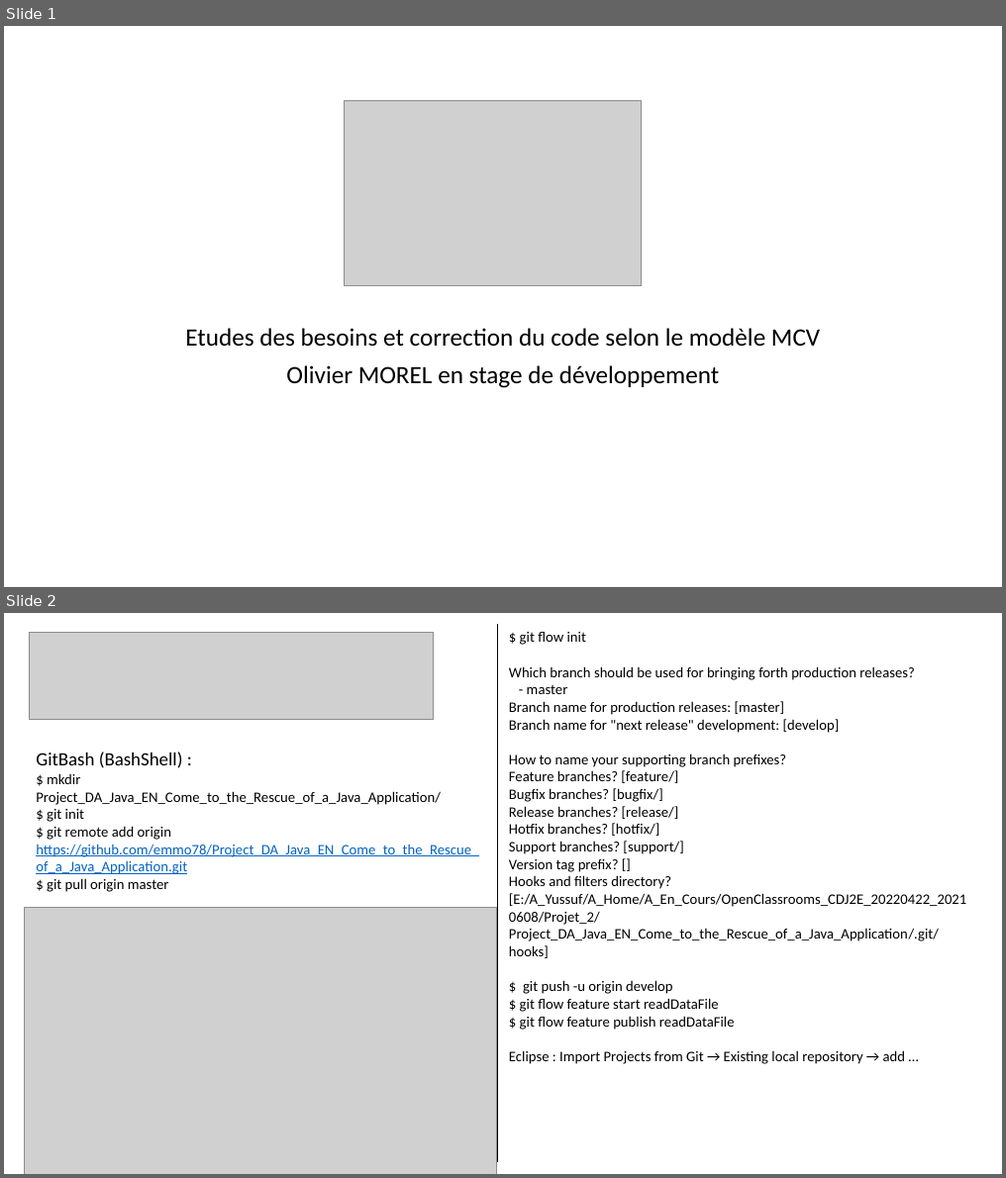
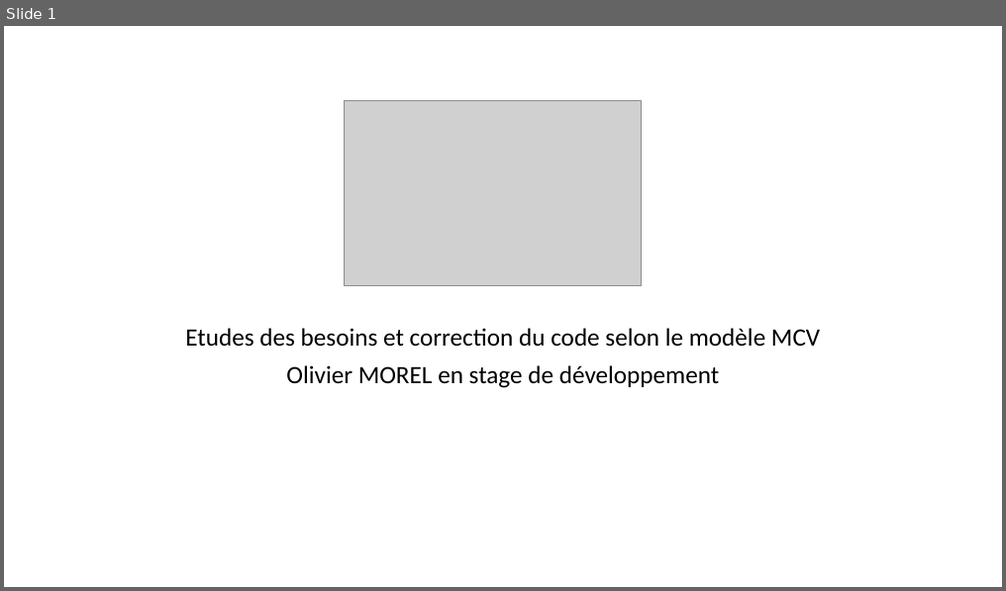
Before and after one commit to emmo78/Project_DA_Java_EN_Come_to_the_Rescue_of_a_Java_Application, a slide deck: PresentationOlivierMOREL.pptx. Shown one above the other, each under a label of ours: slides 1 and 2 before the commit, slide 1 after it. The pictures are 1006x1178 and 1006x591 pixels, drawn with LibreOffice and Linux fonts; fonts in the diff are those of the drawing; grey boxes stand for pictures. Boxes give left, top, right and bottom in pixels: in the first picture for what was removed or moved away, otherwise in the second. Text is boxed around its words. In the diff, an @@ line names an element or a change of style, - is before the commit and + after.

```diff
--- a/PresentationOlivierMOREL.pptx
+++ b/PresentationOlivierMOREL.pptx
@@ slide 2 removed at (x1=4, y1=613, x2=1002, y2=1174), background #FFFFFF @@
@@ picture removed at (x1=29, y1=633, x2=434, y2=719) @@
@@ line removed from (497, 624) to (497, 1162) @@
@@ text removed at (x1=509, y1=632, x2=966, y2=1064) @@
-$ git flow init
-Which branch should be used for bringing forth production releases?
-- master
-Branch name for production releases: [master]
-Branch name for "next release" development: [develop]
-How to name your supporting branch prefixes?
-Feature branches? [feature/]
-Bugfix branches? [bugfix/]
-Release branches? [release/]
-Hotfix branches? [hotfix/]
-Support branches? [support/]
-Version tag prefix? []
-Hooks and filters directory? [E:/A_Yussuf/A_Home/A_En_Cours/OpenClassrooms_CDJ2E_20220422_20210608/Projet_2/Project_DA_Java_EN_Come_to_the_Rescue_of_a_Java_Application/.git/hooks]
-$ git push -u origin develop
-$ git flow feature start readDataFile
-$ git flow feature publish readDataFile
-Eclipse : Import Projects from Git → Existing local repository → add …
@@ text removed at (x1=36, y1=752, x2=478, y2=892) @@
-GitBash (BashShell) :
-$ mkdir Project_DA_Java_EN_Come_to_the_Rescue_of_a_Java_Application/
-$ git init
-$ git remote add origin https://github.com/emmo78/Project_DA_Java_EN_Come_to_the_Rescue_of_a_Java_Application.git
-$ git pull origin master
@@ picture removed at (x1=24, y1=907, x2=497, y2=1174) @@
```
Also in this commit, not shown: 5 slides changed, 6 slides added, 5 other slides removed.
